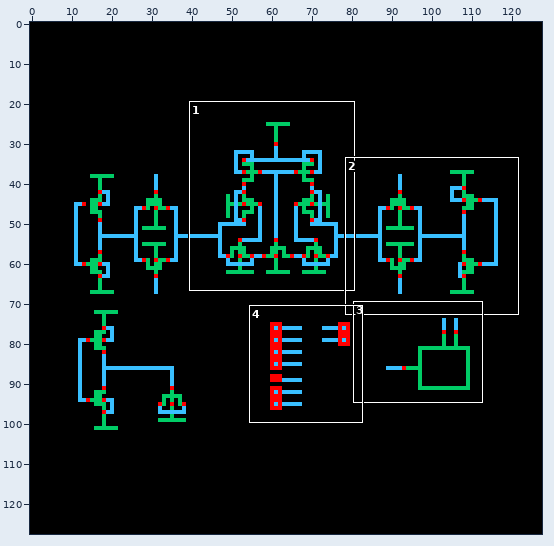
Two versions of one sprite sheet, 6T_SRAM_Pre/schematic/thumbnail_128x128.png. The first picture is a wide view before the edit; the outline marks the close-up.
Close-up. As it was:
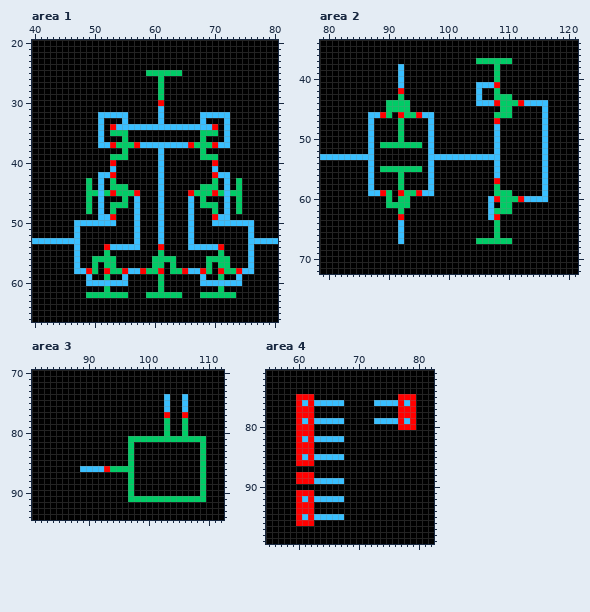
The file is 128x128 pixels. Shown: area 1: x 40..80, y 20..66; area 2: x 79..121, y 34..72; area 3: x 81..112, y 70..94; area 4: x 55..82, y 71..99. The commit also changed other parts of the picture, which this record leaves out.
The result:
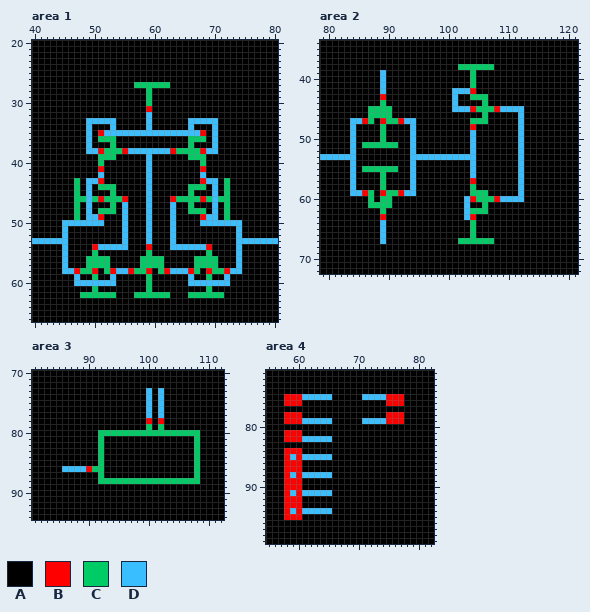
Palette (. is transparent): A #000000  B #ff0000  C #00cc66  D #39bfff
Diff:
Changed rows in their new state; - is an unchanged pixel.
Area 1:
first column x 45:
25 --------------AAAAAA------------
26 ----------------A---------------
27 ------------CCCC-C--------------
28 --------------C-A---------------
29 --------------C-A---------------
30 --------------C-A---------------
31 --------------B-A---------------
32 ------AAAAA---D-A------AAAAA----
33 ----DD-DD-A---D-A----DD-DD-A----
34 ----D-A-DAAAAA-AAAAAA-AAAD-A----
35 ----D-BDDDDDDDDDDDDDDDDBAD-A----
36 ----D-CCC-A----------CC--D-A----
37 ----D-AACAAAAAAAAAAAACAAADAA----
38 ----DDBCCCBDDDDD-DBCCCCBDD------
39 ------CC-AA---D-A----CC-AA------
40 ------C-A-----D-A------C-A------
41 ------B-A-----D-A------B-A------
42 -------AA-----D-A------D-AAA----
43 --C-DDB-A-----D-A------BDD-C-A--
44 --C-D-CC-AA---D-A----CC-AD-C-A--
45 --C-DAAACAAAA-D-A----CAAADACAA--
46 --CCDCBCCCB-A-D-A-BCCCCBCDCC-A--
47 --C-D-A--AD-A-D-A-D--C-AAD-C-A--
48 --C-D-CC--D-A-D-A-D--CCC-D-C-A--
49 --C-DDBAA-D-A-D-A-D--A-BDDAC----
50 DD-----AA-D-A-D-A-D--A-DD-----AA
51 D-A-------D-A-D-A-D--A-------D-A
52 D-A-------D-A-D-A-D--A-------D-A
53 -AA-------D-A-D-A-D--A-------DD-
54 D-A--BDD---AA-B-A-DDD---BAA--D-A
55 D-A--C-A------C-A-------C-A--D-A
56 D-A-C---A----CC--AA---CC--AA-D-A
57 D-A-C-C-A----CC---A---CC-CAA-D-A
58 DDBCCB-CBDDBCCBACBDDDBCABCCBDDAA
59 --D-AC-AD-A---C-A----D-AC-AD-A--
60 --DD-----AA---C-A----DD-----AA--
61 -----C-A------C-A-------C-A-----
62 ---C-----AA-CC----AA-CC----AA---
Area 2:
first column x 84:
37 ---------------------AAAAAA------
38 --------A---------CCCCCCA--------
39 -----D--A-----------C---A--------
40 -----D--A-----------C---A--------
41 -----D--A-----------CAAAA--------
42 -----D--A--------DDDBA--A--------
43 -----B--A--------D--CCC-AAA------
44 -----CAAAA-------D---ACAAAAAAAAAA
45 ---CCC-AAA-------DDDBCCCBDDDD---A
46 ---CCC--AAAAAA--------C-AAA-D---A
47 DDBC-BCCBDD--A------CCC-A---D---A
48 D--A-C--A-D--A------B---A---D---A
49 D--A-C--A-D--A------D---A---D---A
50 D--A-C--A-D--A------D---A---D---A
51 D-CCC---AADA-A------D---A---D---A
52 D--A------D--A------D---A---D---A
53 -AAA------DDD--------AAAA---D---A
54 D--A------D--A------D---A---D---A
55 D-CCC---AADA-A------D---A---D---A
56 D--A-C--A-D--A------D---A---D---A
57 D--A-C--A-D--A------B---A---D---A
58 D--A-C--A-D--A------C---A---D---A
59 DDBCA--C-DDAAA------CCC-AAA-D---A
60 ---C-C--AA---------DBCCC-DDDDAAAA
61 ---CCC-AAA---------D--CA-AA------
62 -----C--A----------DCCCAAAA------
63 -----B--A----------DB--AA--------
64 -----D--A-----------C---A--------
65 -----D--A-----------C---A--------
66 -----D--A-----------C---A--------
67 -----D--A---------CCC---AAA------
Area 3:
first column x 86:
73 --------------D-D-------
74 --------------D-DA--A---
75 --------------D-DA--A---
76 --------------D-DA--A---
77 --------------D-DA--A---
78 --------------B-BA--A---
79 --------------C-CA--A---
80 ------CCCCCCCCCCC-CC-CC-
81 ------C----AAAAAAAAAAA-A
82 ------C----A----------CA
83 ------C----A----------CA
84 ------C----A----------CA
85 ------C----A----------CA
86 DDD-BCCAAAAA----------CA
87 ------C----A----------CA
88 ------CCCCC-CCCCCCCCCCCA
89 -----------A-----------A
90 -----------A-----------A
91 -----------AAAAAAAAAAAAA
Area 4:
first column x 58:
 75 BB-DDDDD-----DDDDBB-AA
 76 BB-AAAAAAA-----AABB-AA
 77 --AAA--------------AAA
 78 BB-AA------------BB-AA
 79 BB--D---AA---DD--BB-AA
 80 --AAA--------------AAA
 81 BB-AA-----------------
 82 BB--D---AA------------
 83 --AAA-----------------
 84 BB-AA-----------------
 85 BD--D---AA------------
 86 BB-AA-----------------
 87 BBB-------------------
 88 BD-DDDDD--------------
 89 BB-AAAAAAA------------
 90 BBB-------------------
 91 BD-DDDDD--------------
 92 BB-AAAAAAA------------
 93 BB-AA-----------------
 94 BD-DDDDD--------------
 95 BB-AAAAAAA------------
 96 --AAA-----------------
Pixel boxes of the changes (left, top, right, bottom) in both close-ups:
changed: (62, 70, 254, 298)
changed: (350, 58, 548, 244)
changed: (62, 388, 206, 502)
changed: (284, 394, 416, 526)
